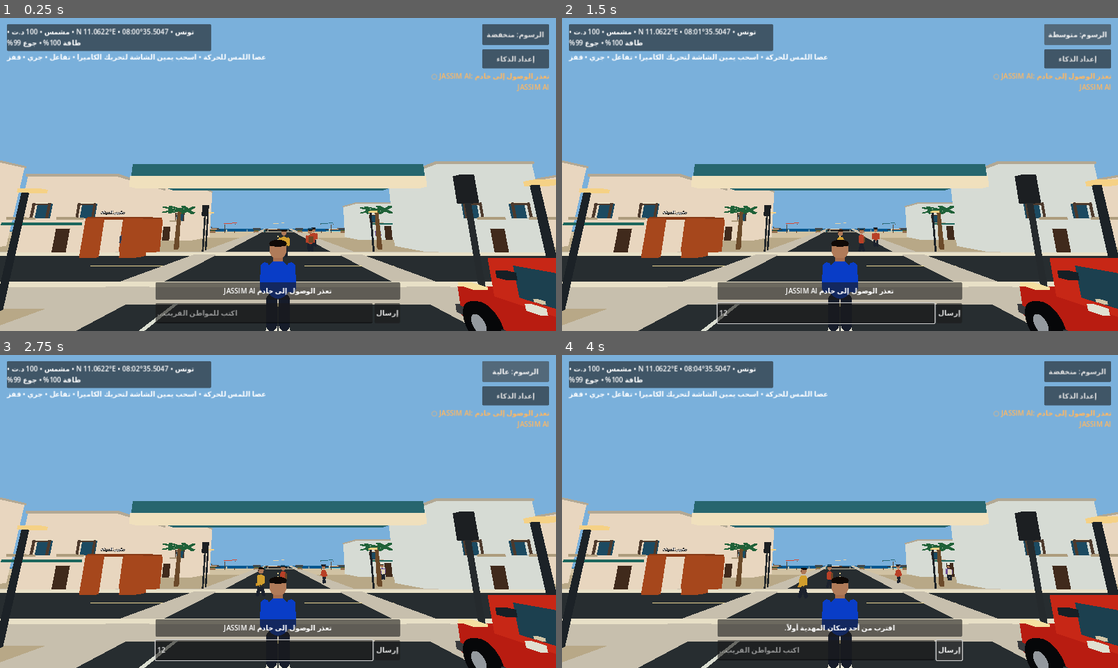
Above: before the commit, frames 1-4 (two rows, left to right).
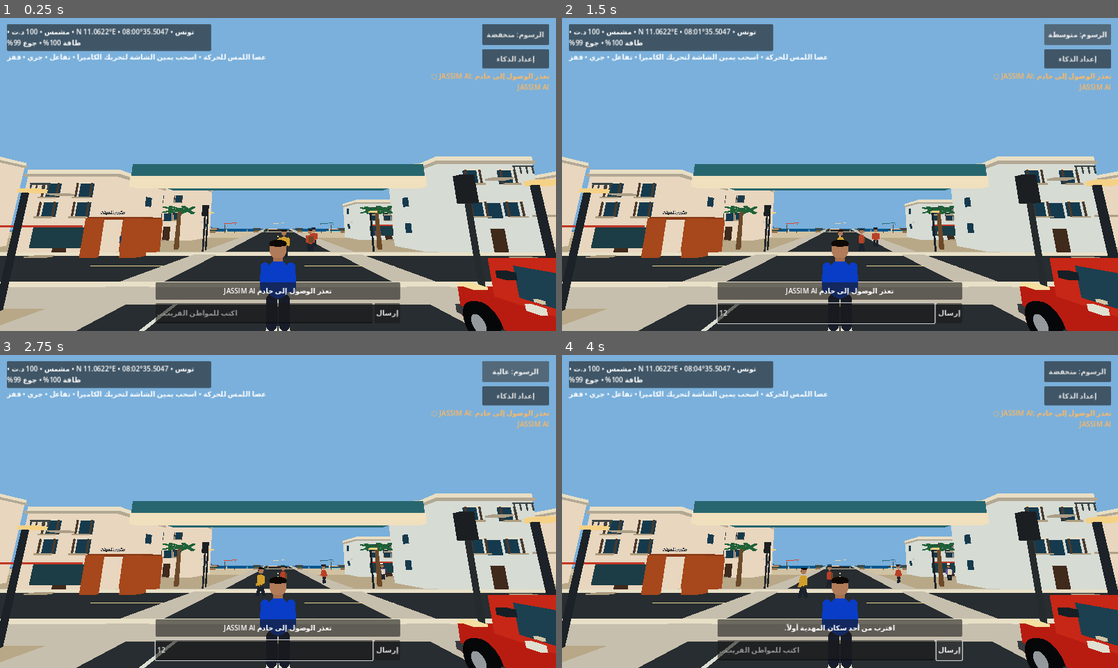
Above: after the commit, the same moments.

Repository: stevennpllk-crypto/REAL-LIFE-MAHDIA
Game: Godot game, scene res://scenes/Main.tscn
Same seed, same stepped clock (60 frames per second), same inputs: the game is played once before the commit and once after it.
Inputs (mouse positions are in pixels of both pictures, inside the frame that each line leads up to):
- Up to frame 1 (0.25 s): no input
- Up to frame 2 (1.5 s): click (828, 312) at 0.52 s; type "12" at 0.6 s; click "الرسوم: منخفضة" at 1.25 s
- Up to frame 3 (2.75 s): click "الرسوم: متوسطة" at 2 s
- Up to frame 4 (4 s): click "الرسوم: عالية" at 2.75 s; click "إرسال" at 3.5 s

The runs differ from the first frame. In frame 1, 3.5% of the frame differs, in the area x 0-100%, y 44-77%; in frame 2, 3.5%; in frame 3, 3.5%; in frame 4, 3.5%.

Commit message:
Improve Mahdia building facades and rooftop details

Diff:
--- a/scripts/main.gd
+++ b/scripts/main.gd
@@ -211,27 +211,74 @@
 	_create_city_details()
 
 func _create_building(origin: Vector3, size: Vector3, wall_color: Color, seed_value: int) -> void:
-	# Keep each building intentionally lightweight: one body, one roof, one door,
-	# and a small number of windows. The previous facade generated hundreds of
-	# tiny mesh nodes and delayed first-frame rendering on mobile GPUs.
+	# Mediterranean/Mahdia-inspired low-rise architecture. Keep geometry static
+	# and deliberately bounded so the richer street remains usable on 3 GB phones.
 	var building := StaticBody3D.new()
 	building.position = origin
 	var w := size.x
 	var h := size.y
 	var d := size.z
+	var window_y := minf(3.45, h * 0.58)
+	var window_color := Color(0.10, 0.23, 0.30)
+	var trim_color := Color(0.91, 0.87, 0.77)
+	var frame_color := Color(0.29, 0.23, 0.18)
+
 	_box(building, size, Vector3(0, h * 0.5, 0), wall_color)
-	_box(building, Vector3(w + 0.2, 0.22, d + 0.2), Vector3(0, h + 0.11, 0), Color(0.70, 0.66, 0.58))
+	_box(building, Vector3(w + 0.32, 0.24, d + 0.32), Vector3(0, h + 0.12, 0), Color(0.70, 0.66, 0.58))
+	# Roof parapet gives flat Tunisian rooftops a recognisable silhouette.
+	for side in [-1.0, 1.0]:
+		_box(building, Vector3(w + 0.12, 0.42, 0.12), Vector3(0, h + 0.40, side * (d * 0.5)), trim_color)
+		_box(building, Vector3(0.12, 0.42, d + 0.12), Vector3(side * (w * 0.5), h + 0.40, 0), trim_color)
+
+	# Ground-floor entrance, raised step and occasional shopfront.
 	_box(building, Vector3(1.05, 2.05, 0.10), Vector3(0, 1.03, d * 0.501), Color(0.25, 0.17, 0.12))
-	for col in range(2):
-		var wx := (float(col) - 0.5) * w * 0.48
-		_box(building, Vector3(1.15, 1.15, 0.08), Vector3(wx, minf(3.45, h * 0.58), d * 0.505), Color(0.12, 0.29, 0.38))
-		_box(building, Vector3(1.28, 0.09, 0.12), Vector3(wx, minf(4.05, h * 0.58 + 0.62), d * 0.52), Color(0.92, 0.88, 0.78))
-		_box(building, Vector3(0.12, 1.18, 0.12), Vector3(wx - 0.62, minf(3.45, h * 0.58), d * 0.54), Color(0.30, 0.23, 0.18))
-		_box(building, Vector3(0.12, 1.18, 0.12), Vector3(wx + 0.62, minf(3.45, h * 0.58), d * 0.54), Color(0.30, 0.23, 0.18))
-		_box(building, Vector3(1.38, 0.12, 0.12), Vector3(wx, minf(3.45, h * 0.58) + 0.48, d * 0.54), Color(0.30, 0.23, 0.18))
-		_box(building, Vector3(1.42, 0.16, 0.68), Vector3(wx, minf(3.45, h * 0.58) - 0.64, d * 0.70), Color(0.68, 0.61, 0.49))
+	_box(building, Vector3(1.42, 0.16, 0.72), Vector3(0, 0.10, d * 0.69), Color(0.66, 0.59, 0.48))
 	if seed_value % 3 == 0:
-		_box(building, Vector3(w * 0.66, 0.18, 0.9), Vector3(0, 2.42, d * 0.72), Color(0.12, 0.40, 0.36))
+		_box(building, Vector3(w * 0.62, 1.55, 0.07), Vector3(0, 1.38, d * 0.505), Color(0.12, 0.24, 0.27))
+		_box(building, Vector3(w * 0.68, 0.16, 0.92), Vector3(0, 2.25, d * 0.72), [Color(0.76, 0.22, 0.16), Color(0.88, 0.78, 0.58), Color(0.16, 0.40, 0.43)][posmod(seed_value, 3)])
+	else:
+		_box(building, Vector3(1.15, 1.15, 0.08), Vector3(0, window_y, d * 0.505), window_color)
+
+	# Repeated upper-floor windows with stone sills and simple wooden frames.
+	var window_count := 2 if w < 8.2 else 3
+	for floor_index in range(1, 3):
+		var y := minf(float(floor_index) * 2.65 + 0.9, h - 1.15)
+		for col in range(window_count):
+			var wx := (float(col) - float(window_count - 1) * 0.5) * (w * 0.72 / float(window_count))
+			_box(building, Vector3(1.08, 1.12, 0.075), Vector3(wx, y, d * 0.505), window_color)
+			_box(building, Vector3(1.20, 0.10, 0.13), Vector3(wx, y + 0.62, d * 0.53), trim_color)
+			_box(building, Vector3(1.24, 0.12, 0.20), Vector3(wx, y - 0.62, d * 0.56), Color(0.68, 0.61, 0.49))
+			_box(building, Vector3(0.09, 1.16, 0.11), Vector3(wx - 0.57, y, d * 0.54), frame_color)
+			_box(building, Vector3(0.09, 1.16, 0.11), Vector3(wx + 0.57, y, d * 0.54), frame_color)
+			if (seed_value + floor_index + col) % 3 == 0:
+				# Small projecting balcony and rail.
+				_box(building, Vector3(1.38, 0.12, 0.66), Vector3(wx, y - 0.58, d * 0.78), Color(0.67, 0.62, 0.53))
+				_box(building, Vector3(1.30, 0.10, 0.08), Vector3(wx, y - 0.08, d * 0.98), Color(0.24, 0.27, 0.27))
+				for rail_x in [-0.58, -0.20, 0.20, 0.58]:
+					_box(building, Vector3(0.055, 0.48, 0.055), Vector3(wx + rail_x, y - 0.32, d * 0.98), Color(0.24, 0.27, 0.27))
+
+	# A few side windows and wall-mounted air-conditioning units.
+	for side in [-1.0, 1.0]:
+		for floor_index in range(2):
+			var side_y := 2.0 + float(floor_index) * 2.6
+			_box(building, Vector3(0.075, 0.92, 1.0), Vector3(side * (w * 0.505), side_y, -d * 0.12), window_color)
+		if (seed_value + int(side)) % 2 == 0:
+			_box(building, Vector3(0.42, 0.34, 0.42), Vector3(side * (w * 0.505), 2.65, d * 0.12), Color(0.78, 0.79, 0.75))
+			_box(building, Vector3(0.28, 0.10, 0.08), Vector3(side * (w * 0.53), 2.65, d * 0.12), Color(0.35, 0.38, 0.38))
+
+	# Rooftop water tank and a small service shed on selected buildings.
+	if seed_value % 2 == 0:
+		var tank := MeshInstance3D.new()
+		var tank_mesh := CylinderMesh.new()
+		tank_mesh.top_radius = 0.48
+		tank_mesh.bottom_radius = 0.48
+		tank_mesh.height = 0.95
+		tank.mesh = tank_mesh
+		tank.position = Vector3(w * 0.25, h + 0.78, -d * 0.20)
+		tank.material_override = _material(Color(0.78, 0.82, 0.80))
+		building.add_child(tank)
+		_box(building, Vector3(1.8, 1.25, 1.6), Vector3(-w * 0.22, h + 0.75, -d * 0.18), Color(0.82, 0.78, 0.68))
+
 	var collision := CollisionShape3D.new()
 	var shape := BoxShape3D.new()
 	shape.size = size
